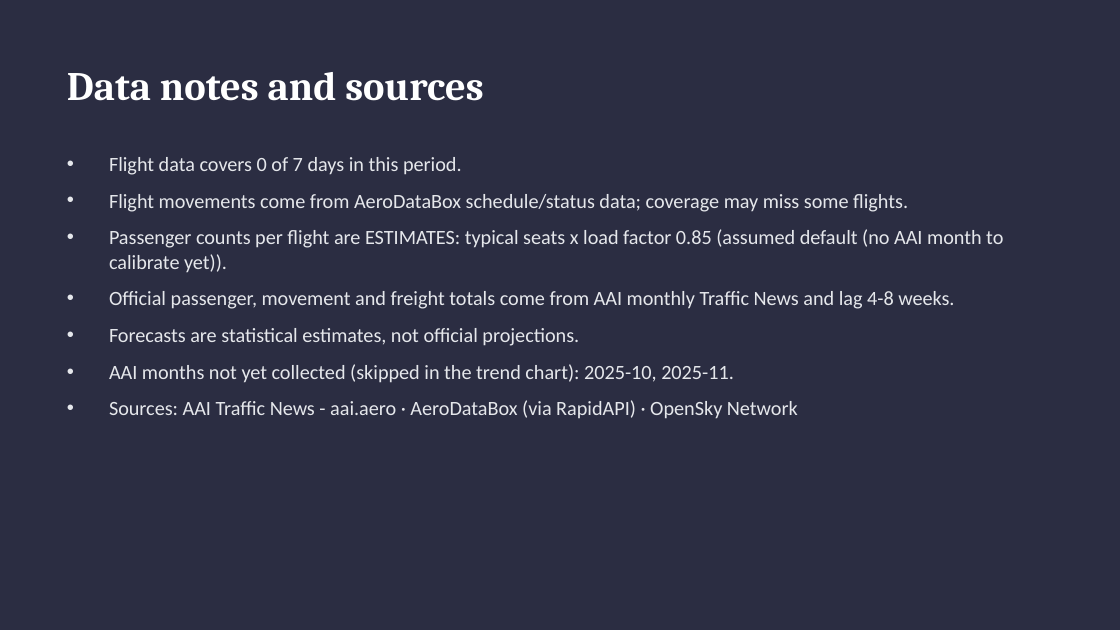
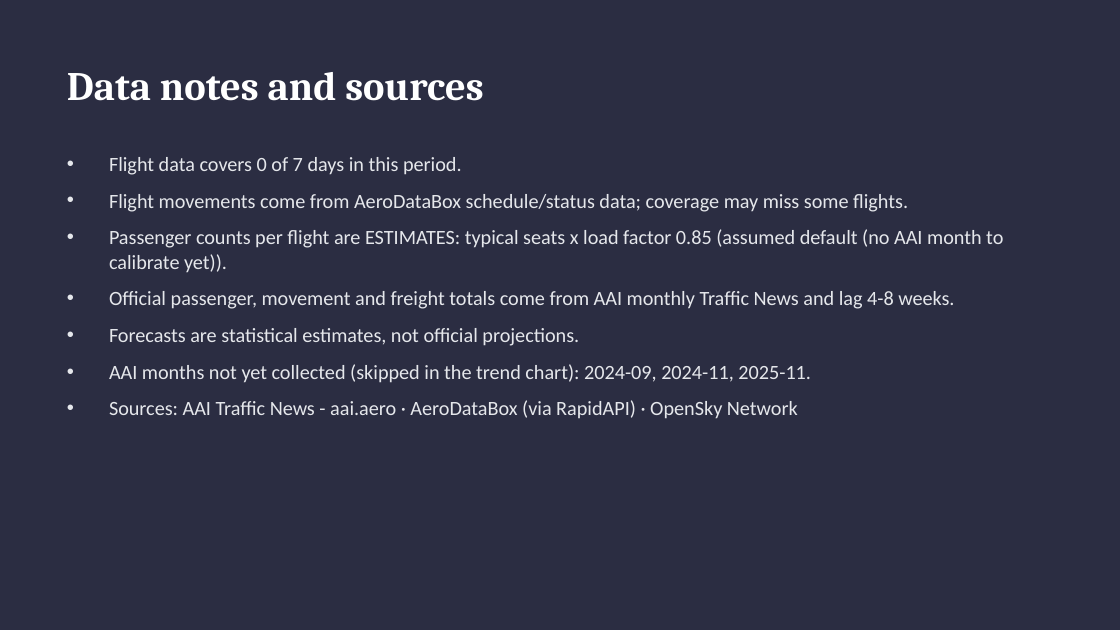
Before and after one commit to jarunprasath/madurai-airport-tracker, a slide deck: slide 10 of reports/IXM_weekly_report_2026-W43.pptx. Drawn at 1120x630 pixels with LibreOffice and Linux fonts; fonts in the diff are those of the drawing. Boxes give left, top, right and bottom in pixels: in the first picture for what was removed or moved away, otherwise in the second. Text is boxed around its words. In the diff, an @@ line names an element or a change of style, - is before the commit and + after.

```diff
--- a/reports/IXM_weekly_report_2026-W43.pptx
+++ b/reports/IXM_weekly_report_2026-W43.pptx
@@ text at (109,364,811,383): text changed @@
-• AAI months not yet collected (skipped in the trend chart): 2025-10, 2025-11.
+• AAI months not yet collected (skipped in the trend chart): 2024-09, 2024-11, 2025-11.
```
Also in this commit, not shown: 6 other slides changed, 8 other files.
